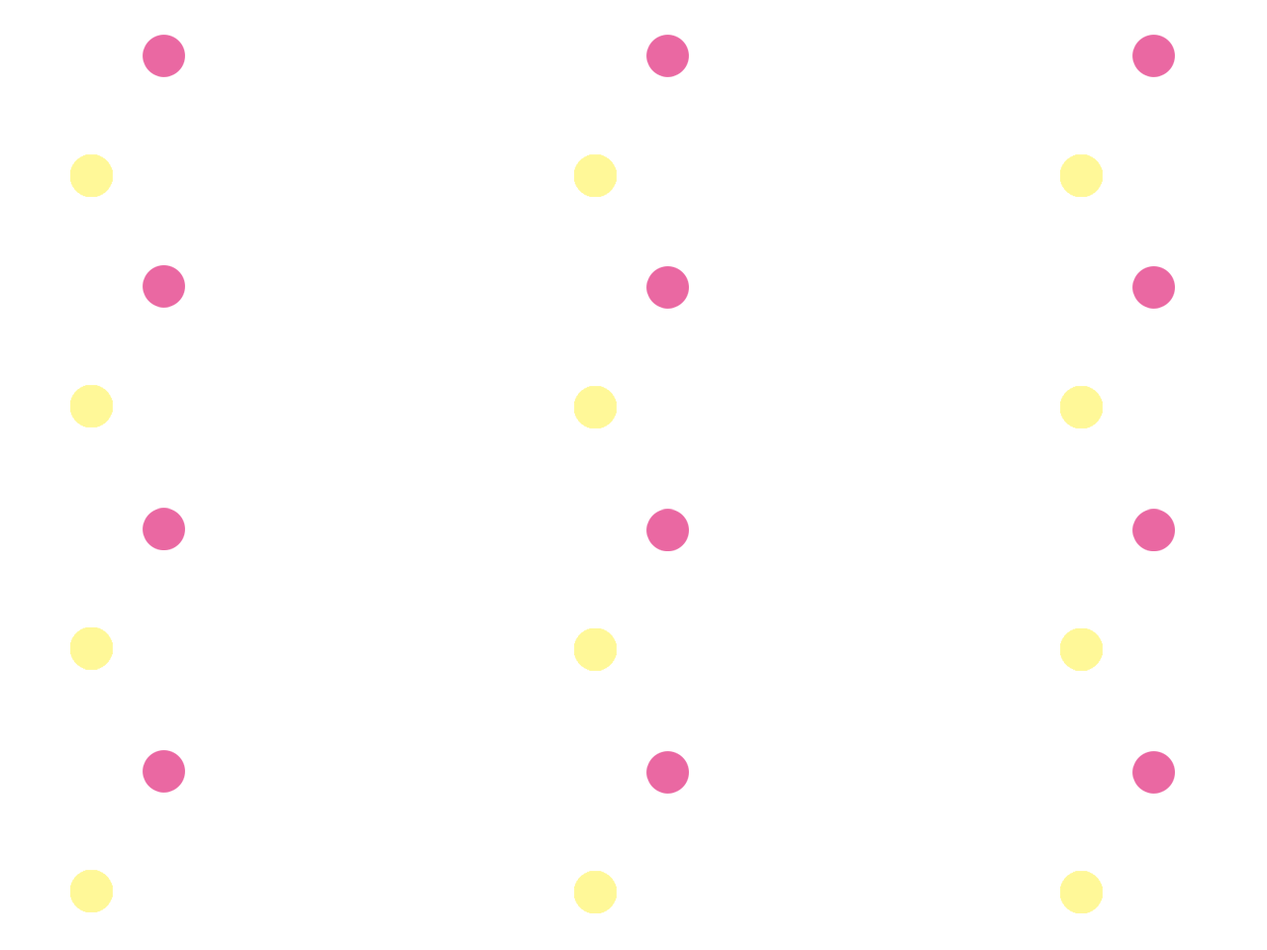
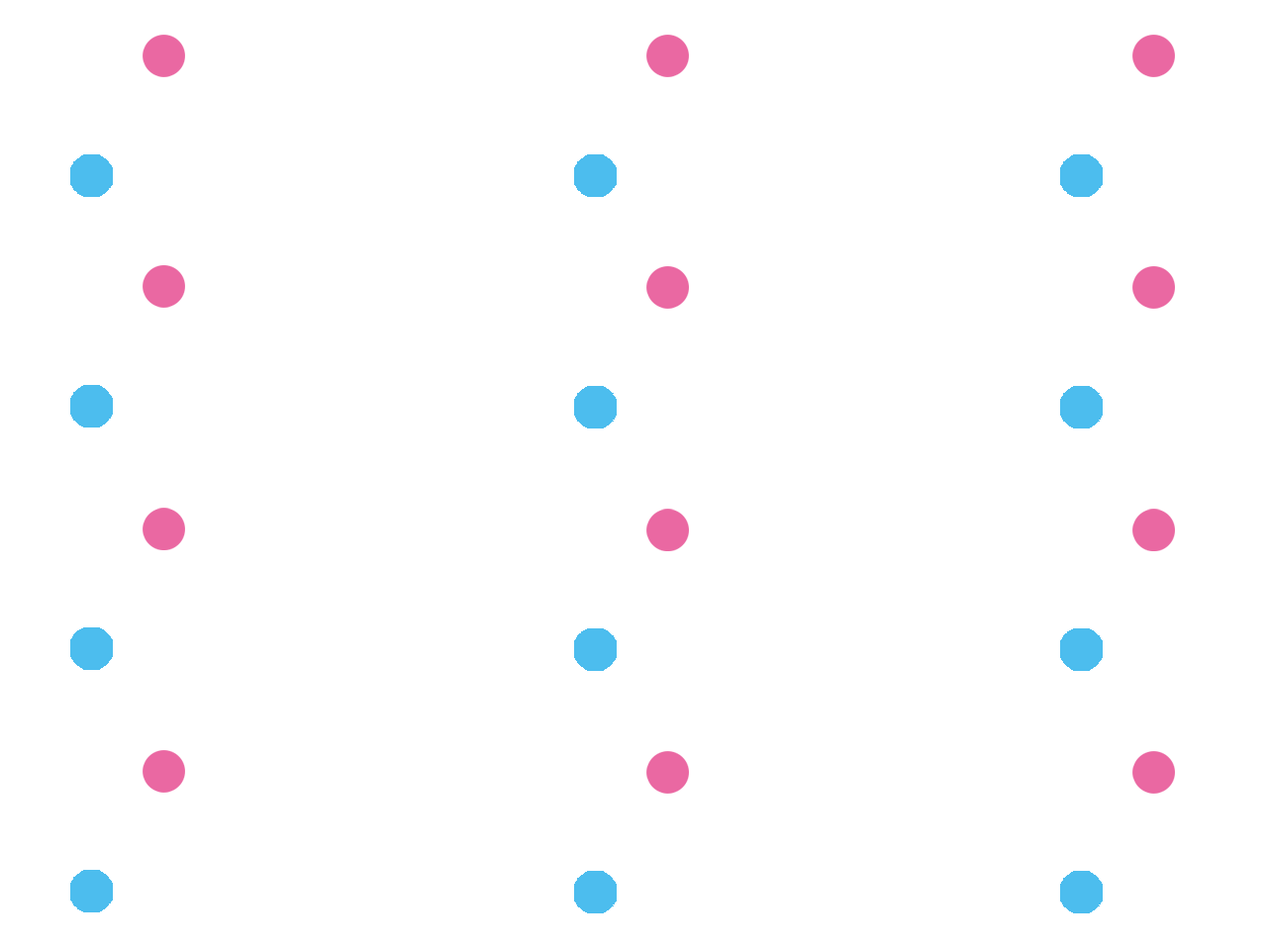
Revision of a layered 1267 x 950 image; what changed, layer by layer:
painted on "圖層 4" over [70, 154, 1103, 914]
